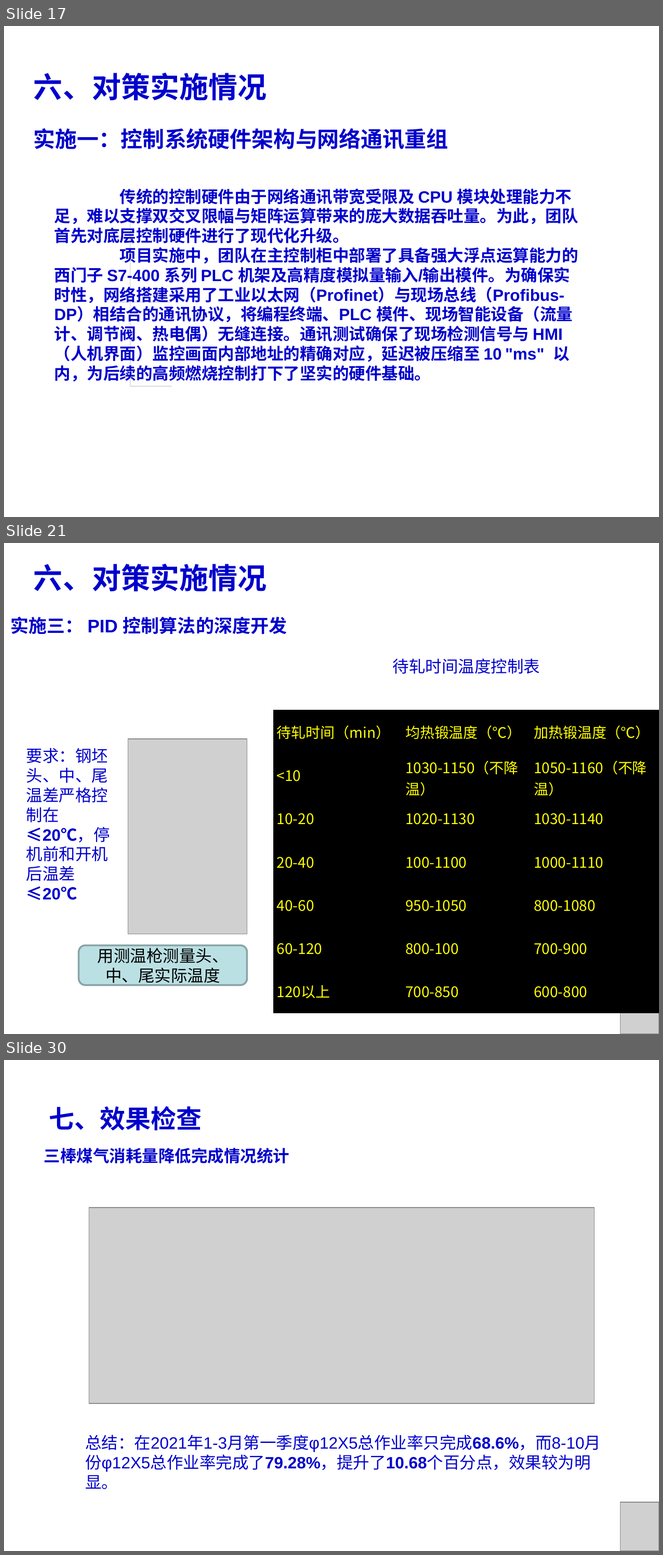
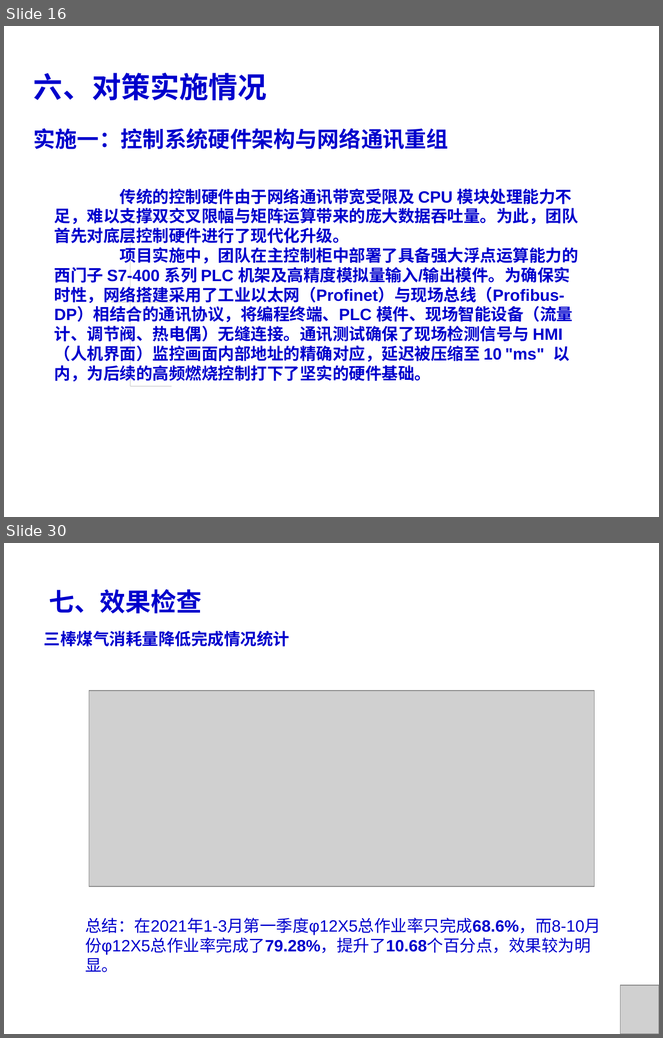
Before and after one commit to wfq1971/work_file, a slide deck: 2021年三棒作业区QC课题.ppt. Shown one above the other, each under a label of ours: slides 17, 21 and 30 before the commit, slides 16 and 30 after it; the slides between them are not shown. The pictures are 663x1555 and 663x1038 pixels, drawn with LibreOffice and Linux fonts; fonts in the diff are those of the drawing; grey boxes stand for pictures; background and template pictures are left out. Boxes give left, top, right and bottom in pixels: in the first picture for what was removed or moved away, otherwise in the second. Text is boxed around its words. In the diff, an @@ line names an element or a change of style, - is before the commit and + after.

```diff
--- a/2021年三棒作业区QC课题.ppt
+++ b/2021年三棒作业区QC课题.ppt
@@ slide 21 removed at (4,543,659,1034), background picture (left out) @@
@@ text removed at (34,564,267,591) @@
-六、对策实施情况
@@ text removed at (10,617,287,634) @@
-实施三： PID 控制算法的深度开发
@@ text removed at (393,658,541,674) @@
-待轧时间温度控制表
@@ table removed at (273,711,659,1014), 7 rows, 3 columns @@
-待轧时间（min） | 均热锻温度（℃） | 加热锻温度（℃）
-<10 | 1030-1150（不降温） | 1050-1160（不降温）
-10-20 | 1020-1130 | 1030-1140
-20-40 | 100-1100 | 1000-1110
-40-60 | 950-1050 | 800-1080
-60-120 | 800-100 | 700-900
-120以上 | 700-850 | 600-800
@@ picture removed at (128,739,247,934) @@
@@ text removed at (26,748,110,882) @@
-要求：钢坯头、中、尾温差严格控制在≤20℃，停机前和开机后温差≤20℃
@@ rounded rectangle removed at (79,946,247,986) @@
-用测温枪测量头、中、尾实际温度
@@ picture removed at (621,985,659,1034) @@
@@ what was slide 17 is now slide 16 @@
```
Also in this commit, not shown: 5 slides changed, 2 slides added, 1 other slide removed, 2 other files.
